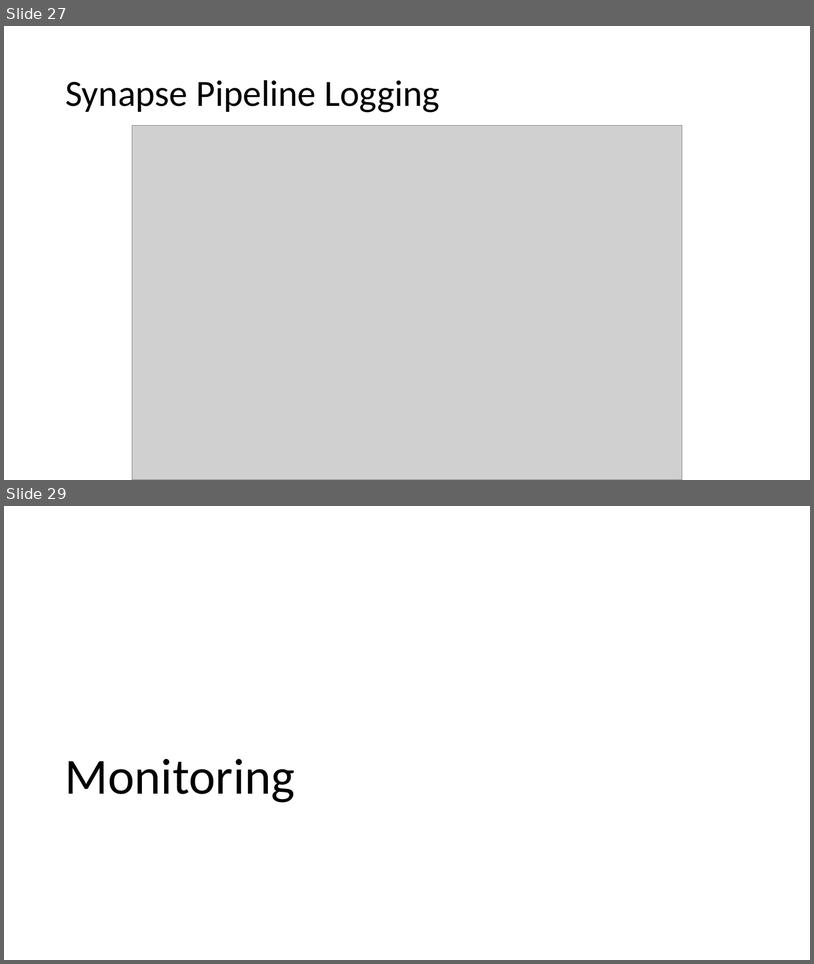
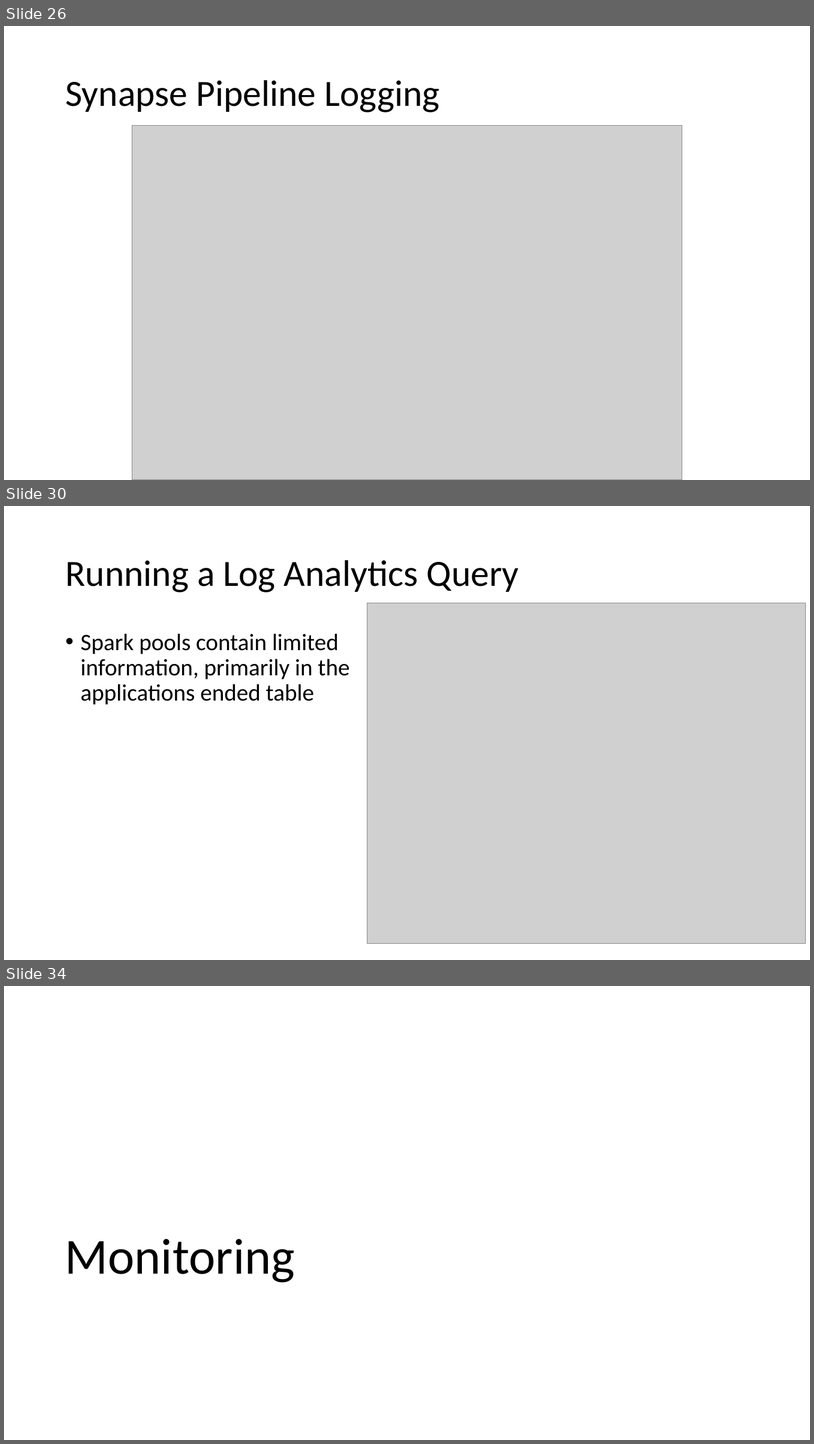
Before and after one commit to solliancenet/precon-synapse-power-bi, a slide deck: Slides/03 - Synapse Administration.pptx. Shown one above the other, each under a label of ours: slides 27 and 29 before the commit, slides 26, 30 and 34 after it; the slides between them are not shown. The pictures are 814x964 and 814x1444 pixels, drawn with LibreOffice and Linux fonts; fonts in the diff are those of the drawing; grey boxes stand for pictures. Boxes give left, top, right and bottom in pixels: in the first picture for what was removed or moved away, otherwise in the second. Text is boxed around its words. In the diff, an @@ line names an element or a change of style, - is before the commit and + after.

```diff
--- a/Slides/03 - Synapse Administration.pptx
+++ b/Slides/03 - Synapse Administration.pptx
@@ slide 30 added at bbox=[4, 506, 810, 960], background #FFFFFF @@
@@ title added at bbox=[65, 560, 519, 592], 44 pt, text #000000 @@
+Running a Log Analytics Query
@@ picture added at bbox=[368, 603, 806, 943] @@
@@ text added at bbox=[81, 633, 350, 705], 28 pt, text #000000 @@
+• Spark pools contain limited information, primarily in the applications ended table
@@ what was slide 27 is now slide 26 @@
@@ what was slide 29 is now slide 34 @@
```
Also in this commit, not shown: 8 other slides added, 3 slides removed.
